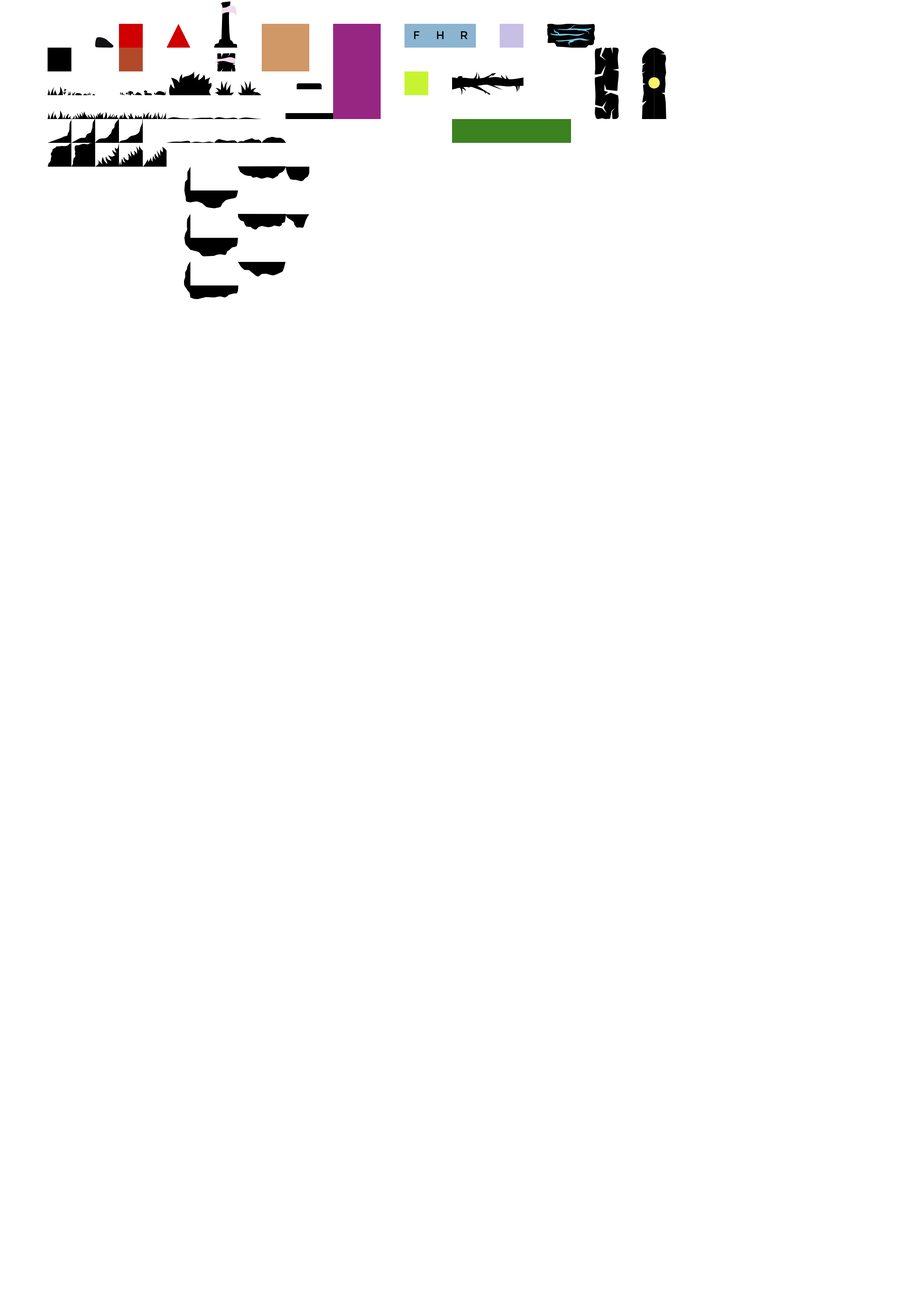
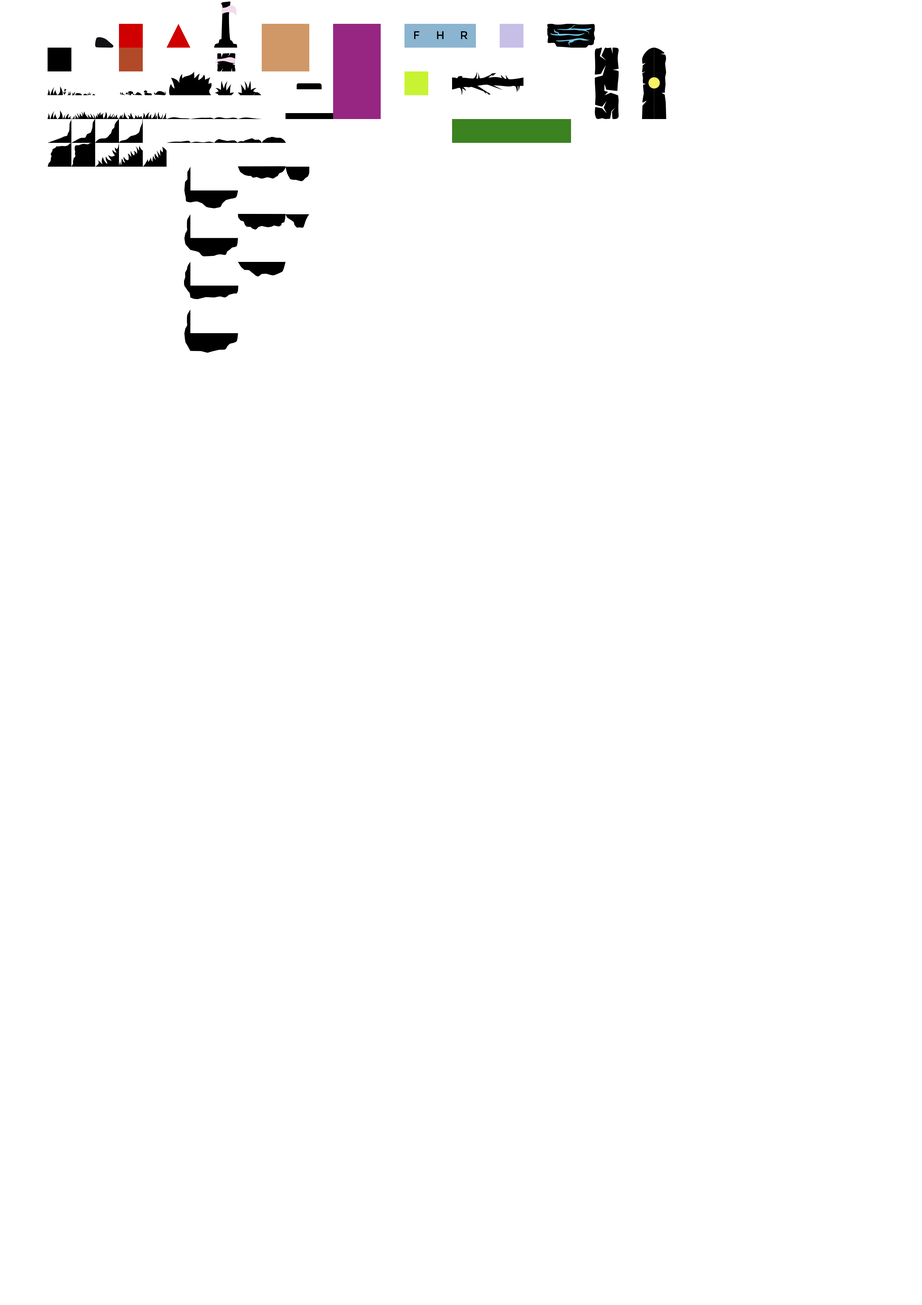
The second (922, 1305) image is a revision of the first. Changes to its layers:
added layer "Objet dynamique vectoriel" (1st of 50) above "Objet dynamique vectoriel" over bbox(184, 309, 239, 353)
painted on "Objet dynamique vectoriel" (5th of 50) over bbox(238, 213, 287, 230)
painted on "Objet dynamique vectoriel" (7th of 50) over bbox(184, 261, 239, 299)
painted on "Objet dynamique vectoriel" (8th of 50) over bbox(184, 213, 239, 256)
